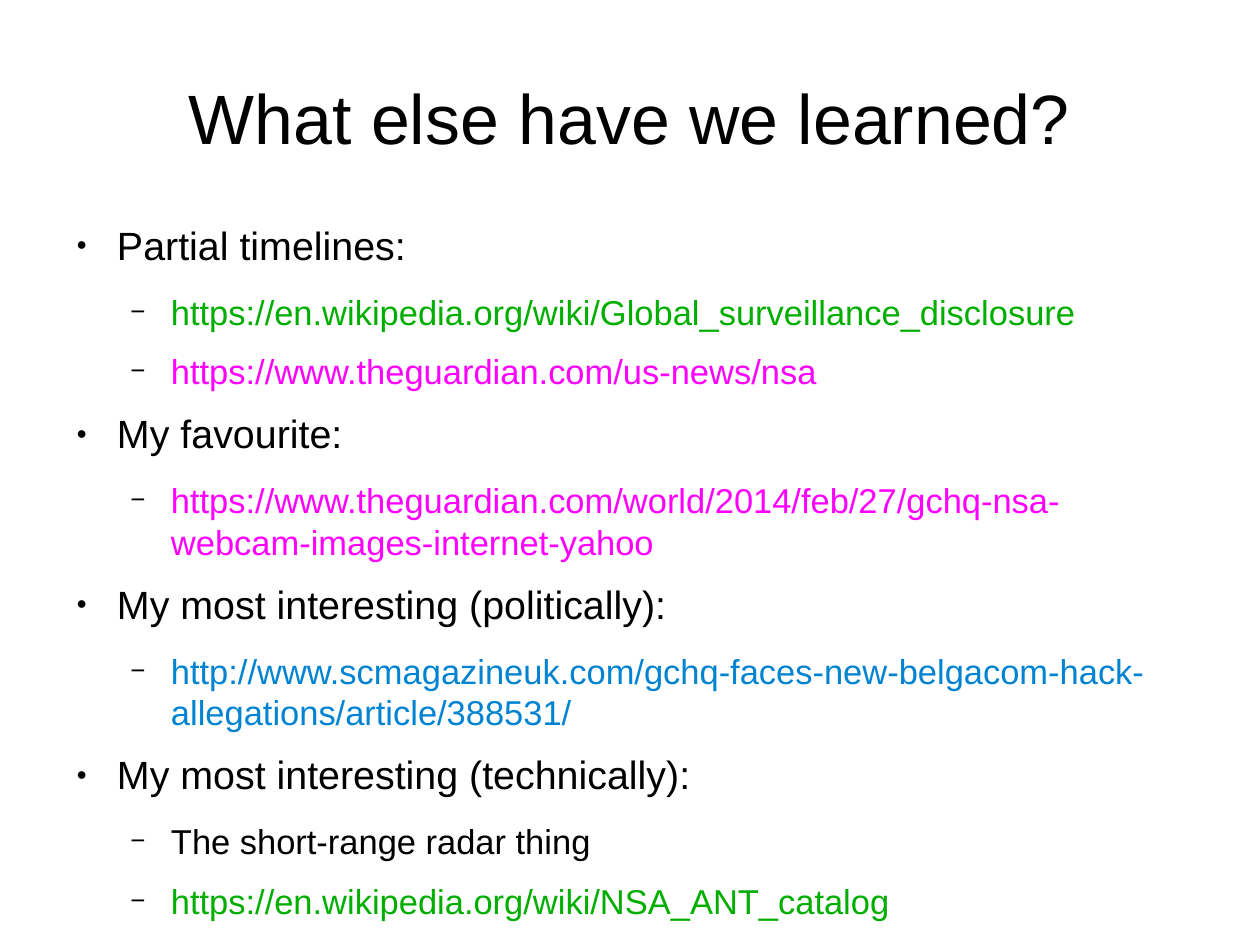
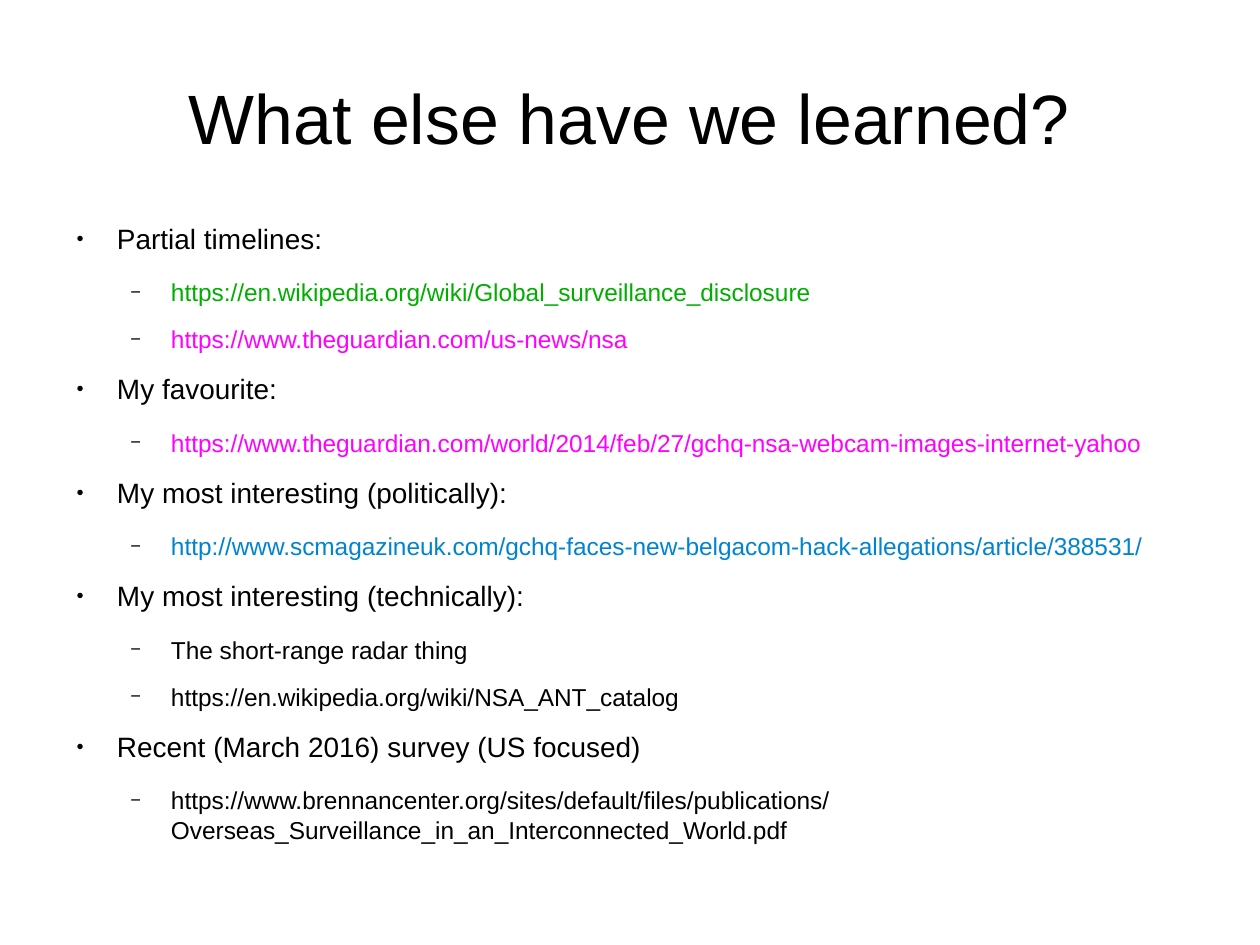
Before and after one commit to sftcd/cs7053, a slide deck: slide 5 of 2016lectures/08-snodownia.odp. Drawn at 1260x945 pixels with LibreOffice and Linux fonts; fonts in the diff are those of the drawing; background and template pictures are left out. Boxes give left, top, right and bottom in pixels: in the first picture for what was removed or moved away, otherwise in the second. Text is boxed around its words. In the diff, an @@ line names an element or a change of style, - is before the commit and + after.

```diff
--- a/2016lectures/08-snodownia.odp
+++ b/2016lectures/08-snodownia.odp
@@ text at box(117, 228, 1142, 711): size 24.8 to 17.6 pt in "Partial timelines:", "My favourite:", "My most interesting (politically):", "My most interesting (technically):"; size 21.7 to 15.4 pt in "https://en.wikipedia.org/wiki/Global_surveillance_disclosure", "https://www.theguardian.com/us-news/nsa", "https://www.theguardian.com/world/2014/feb/27/gchq-nsa-webca ...", "http://www.scmagazineuk.com/gchq-faces-new-belgacom-hack-all ..." and 2 more places; text colour #00AE00 to #000000 in "https://en.wikipedia.org/wiki/NSA_ANT_catalog" @@
@@ text at box(117, 736, 829, 844): paragraphs added @@
+● Recent (March 2016) survey (US focused)
+  − https://www.brennancenter.org/sites/default/files/publications/Overseas_Surveillance_in_an_Interconnected_World.pdf
```
Also in this commit, not shown: 2 other files.
